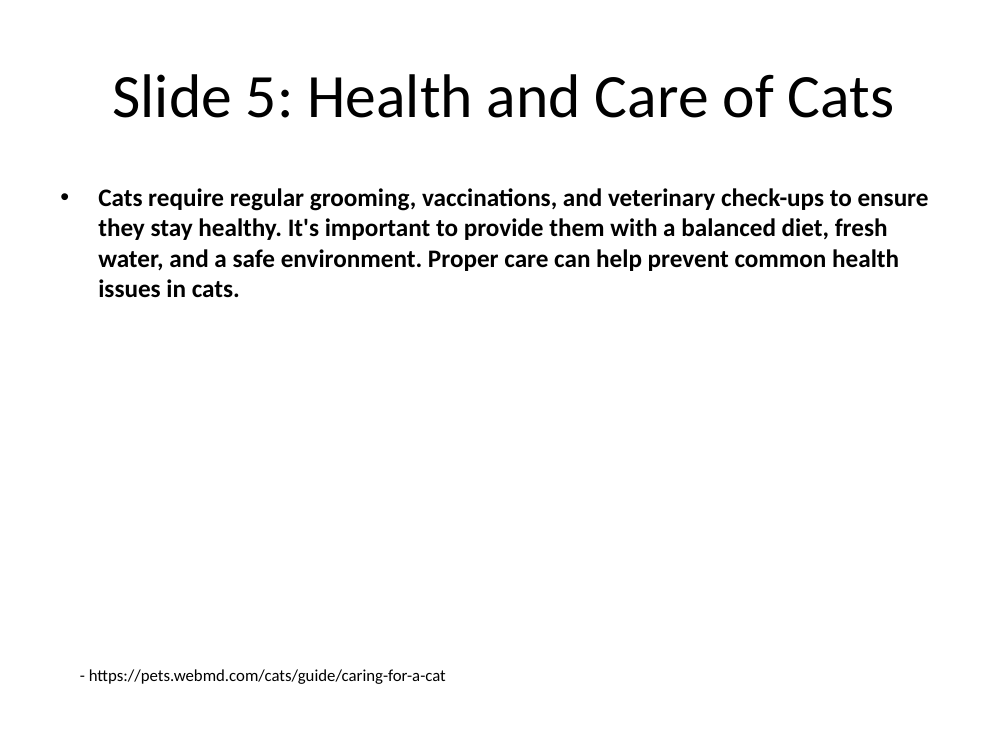
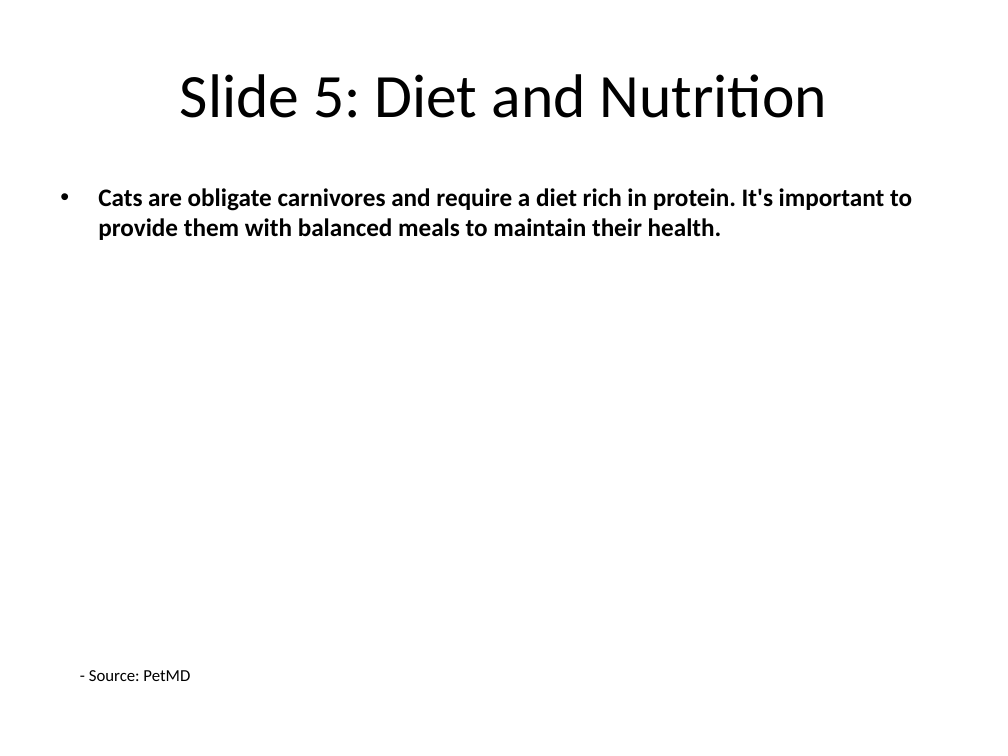
Before and after one commit to infrasvc-magang/test, a slide deck: slide 6 of backend/project/PPTX/Cat_presentation.pptx. Drawn at 1008x756 pixels with LibreOffice and Linux fonts; fonts in the diff are those of the drawing. Boxes give left, top, right and bottom in pixels: in the first picture for what was removed or moved away, otherwise in the second. Text is boxed around its words. In the diff, an @@ line names an element or a change of style, - is before the commit and + after.

```diff
--- a/backend/project/PPTX/Cat_presentation.pptx
+++ b/backend/project/PPTX/Cat_presentation.pptx
@@ title at box(180, 74, 827, 118): text changed @@
-Slide 5: Health and Care of Cats
+Slide 5: Diet and Nutrition
@@ text at box(98, 188, 912, 240): text changed @@
-• Cats require regular grooming, vaccinations, and veterinary check-ups to ensure they stay healthy. It's important to provide them with a balanced diet, fresh water, and a safe environment. Proper care can help prevent common health issues in cats.
+• Cats are obligate carnivores and require a diet rich in protein. It's important to provide them with balanced meals to maintain their health.
@@ text at box(89, 670, 190, 681): text changed @@
-- https://pets.webmd.com/cats/guide/caring-for-a-cat
+- Source: PetMD
```
Also in this commit, not shown: 8 other slides changed, 1 slide added, 1 slide removed, 4 other files.
